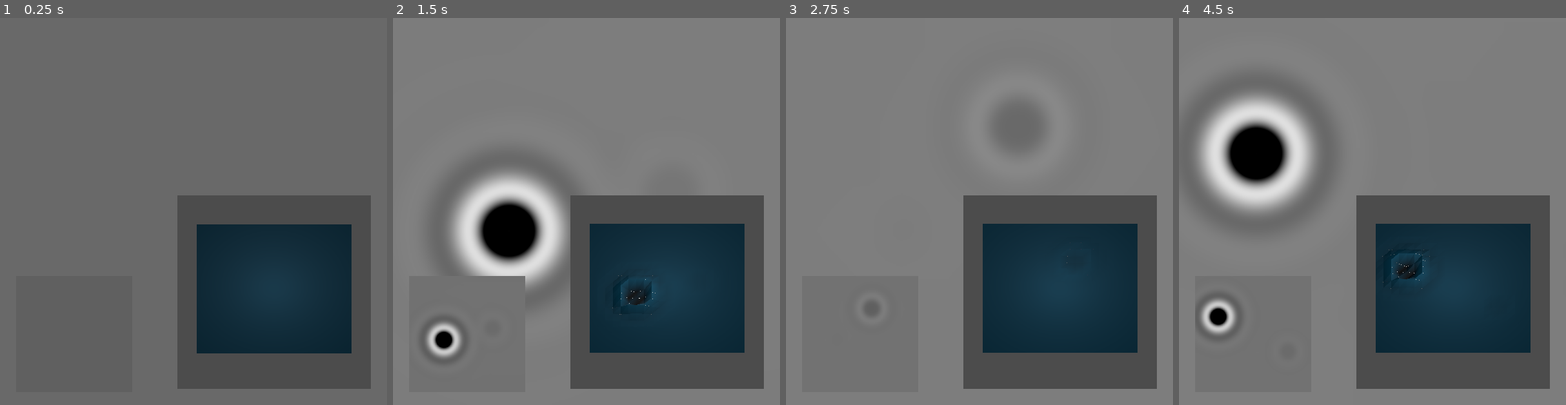
Above: before the commit, frames 1-4 (left to right).
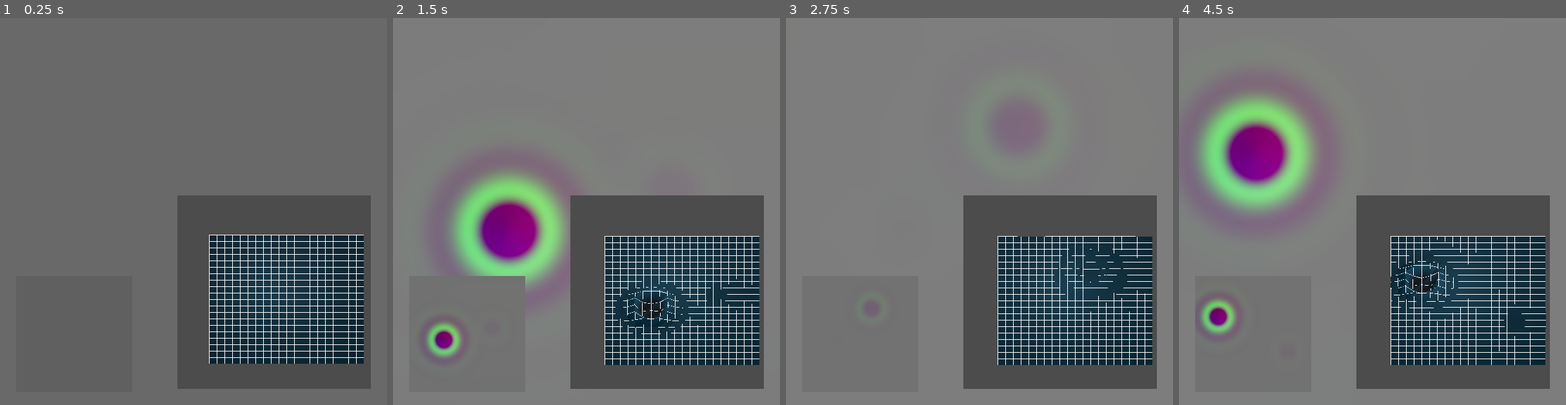
Above: after the commit, the same moments.

Repository: notapixelstudio/simulation-shader
Game: Godot game, scene res://Main.tscn
Same seed, same stepped clock (60 frames per second), same inputs: the game is played once before the commit and once after it.
Inputs (mouse positions are in pixels of both pictures, inside the frame that each line leads up to):
- Up to frame 1 (0.25 s): no input
- Up to frame 2 (1.5 s): move the mouse to (671, 192) at 0.52 s; click (671, 192) at 0.67 s; move the mouse to (509, 230) at 1.27 s; click (509, 230) at 1.42 s
- Up to frame 3 (2.75 s): move the mouse to (1018, 126) at 2.02 s; click (1018, 126) at 2.17 s
- Up to frame 4 (4.5 s): move the mouse to (1353, 288) at 2.77 s; click (1353, 288) at 2.92 s; move the mouse to (1488, 269) at 3.52 s; click (1488, 269) at 3.67 s; move the mouse to (1256, 153) at 4.27 s; click (1256, 153) at 4.42 s

The runs differ from the first frame. In frame 1, 6.0% of the frame differs, in the area x 50-94%, y 53-90%; in frame 2, 14%; in frame 3, 6.6%; in frame 4, 14%, in the area x 5-95%, y 20-90%.

Commit message:
Experiments with vector "heightmap".

Diff:
--- a/ThreeDView.tscn
+++ b/ThreeDView.tscn
@@ -10,12 +10,12 @@
 
 [sub_resource type="ShaderMaterial" id=3]
 shader = ExtResource( 2 )
-shader_param/exaggeration = 4.0
+shader_param/vertical_exaggeration = 4.0
+shader_param/planar_exaggeration = 8.0
 shader_param/tint = Color( 0, 0.184314, 0.254902, 1 )
 
 [sub_resource type="Environment" id=4]
 ambient_light_color = Color( 1, 1, 1, 1 )
-glow_enabled = true
 glow_levels/1 = true
 glow_levels/3 = false
 glow_levels/4 = true
--- a/explosion_simulation.gdshader
+++ b/explosion_simulation.gdshader
@@ -11,13 +11,16 @@
 uniform float explosion_frequency = 0.2;
 uniform float explosion_decay = 0.1;
 
+const float TAU = 6.283185307;
+
 void fragment(){
 	vec2 normalized_explosion_center = vec2(explosion_center.x/width, explosion_center.y/height);
 	vec4 f = textureLod(SCREEN_TEXTURE, SCREEN_UV, blur);
 	COLOR = 0.5 - 0.94*(0.5-f);
 	if(explosion) {
 		float d = distance(UV, normalized_explosion_center)*explosion_radius;
-		vec3 new = -vec3(sin(d*explosion_frequency)/exp(d*explosion_decay));
+		vec2 delta = UV-normalized_explosion_center;
+		vec3 new = vec3(delta.x/exp(d*explosion_decay), -sin(d*explosion_frequency)/exp(d*explosion_decay), delta.y/exp(d*explosion_decay));
 		COLOR = clamp(COLOR + vec4(new,1.0), 0.0, 1.0);
 	}
 }
--- a/height.gdshader
+++ b/height.gdshader
@@ -1,20 +1,21 @@
 shader_type spatial;
 
 uniform sampler2D heightmap;
-uniform float exaggeration = 4.0;
+uniform float vertical_exaggeration = 4.0;
+uniform float planar_exaggeration = 8.0;
 uniform vec4 tint : hint_color;
 
 void vertex() {
-	float h = texture(heightmap, UV).g;
-	VERTEX = vec3(VERTEX.x, h*exaggeration, VERTEX.z);
-	COLOR.rgb = vec3(h);
+	vec4 h = texture(heightmap, UV);
+	VERTEX = vec3(VERTEX.x+h.x*planar_exaggeration, VERTEX.y+h.y*vertical_exaggeration, VERTEX.z+h.z*planar_exaggeration);
+	COLOR.rgb = h.xyz;
 }
 
 void fragment() {
 	float h = COLOR.y;
 	float d = abs(h-0.5);
 	NORMAL = normalize(cross(dFdx(VERTEX), dFdy(VERTEX)));
-	float grid = max(step(mod(UV.x, 0.05)*20.0, d*0.05), step(mod(UV.y, 0.05)*20.0, d*0.05));
-	ALBEDO = max(vec3(grid*d), h*tint.rgb);
+	float grid = max(step(mod(UV.x, 0.05)*20.0, 0.05), step(mod(UV.y, 0.05)*20.0, 0.05));
+	ALBEDO = max(h*tint.rgb, vec3(grid));
 	//ALBEDO = h*tint.rgb;
 }
